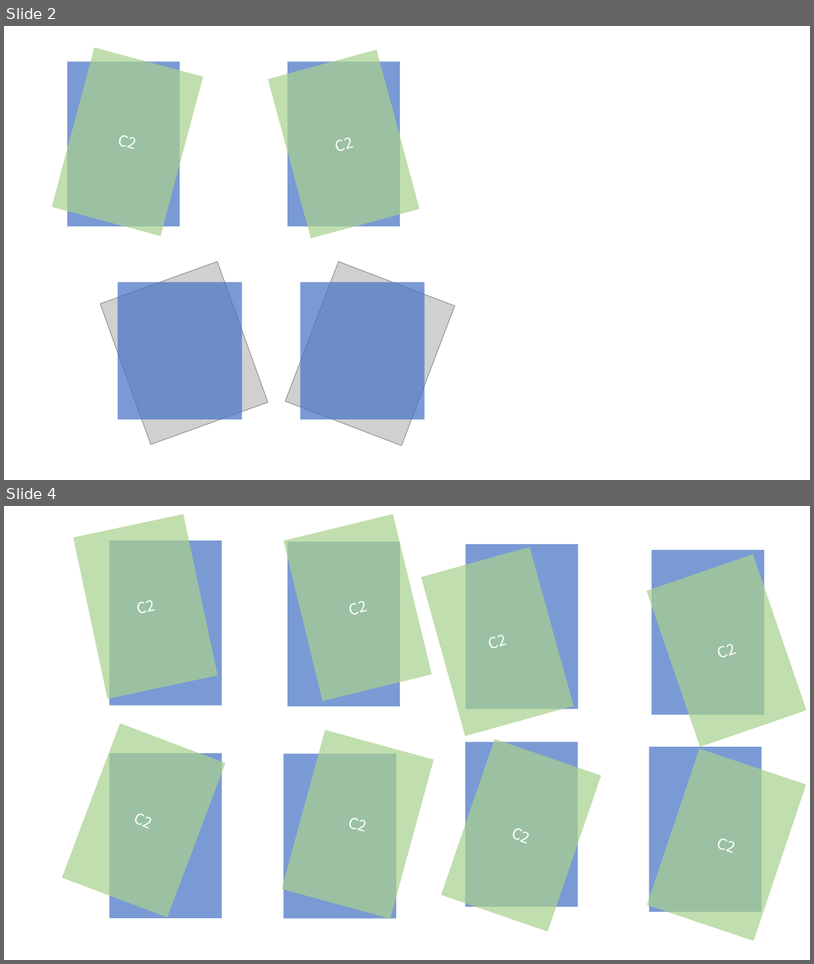
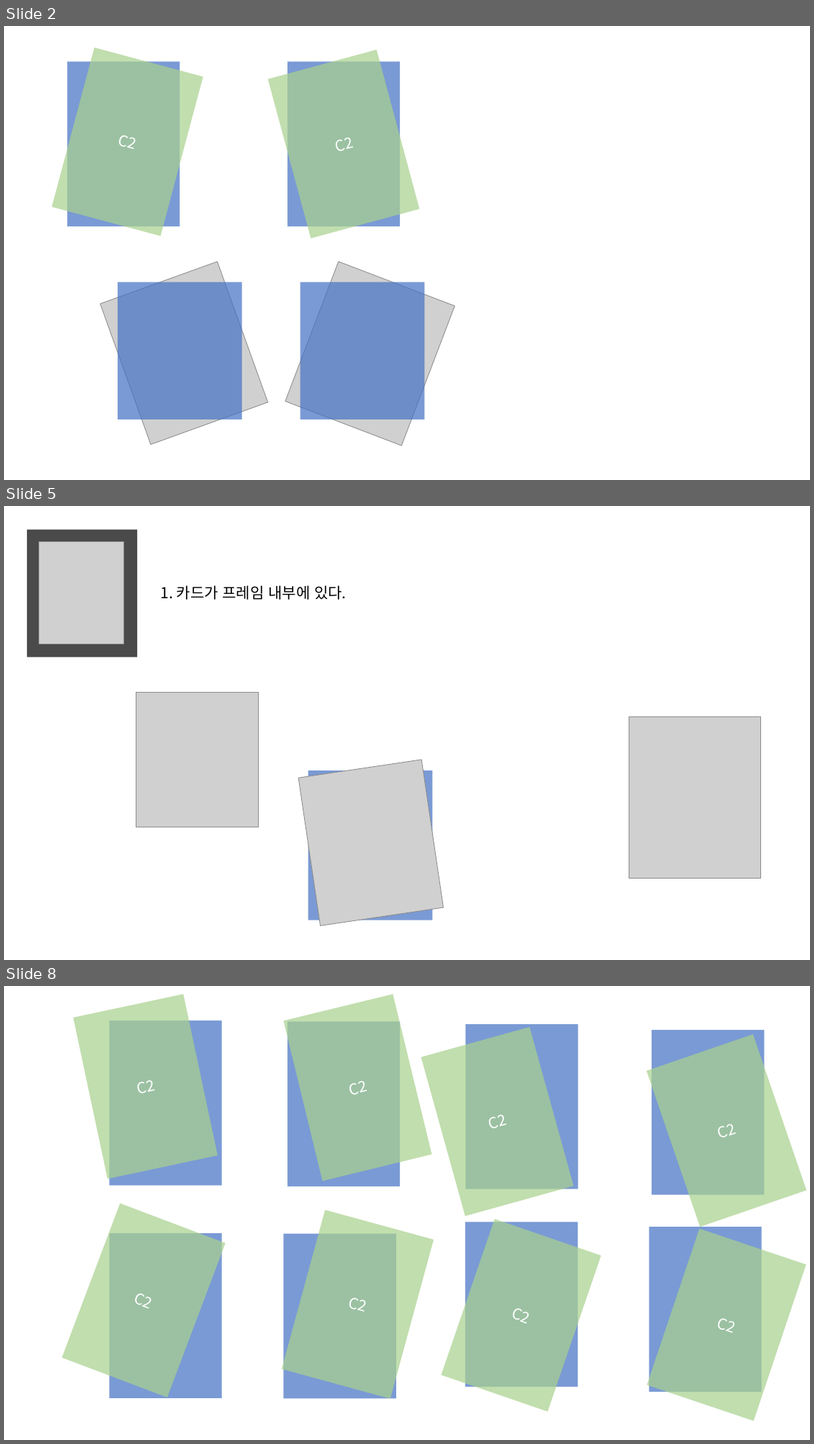
Before and after one commit to KangDoHyeong/PlayingCardsDetection, a slide deck: Doh/rotate.pptx. Shown one above the other, each under a label of ours: slides 2 and 4 before the commit, slides 2, 5 and 8 after it; the slides between them are not shown. The pictures are 814x964 and 814x1444 pixels, drawn with LibreOffice and Linux fonts; fonts in the diff are those of the drawing; grey boxes stand for pictures. Boxes give left, top, right and bottom in pixels: in the first picture for what was removed or moved away, otherwise in the second. Text is boxed around its words. In the diff, an @@ line names an element or a change of style, - is before the commit and + after.

```diff
--- a/Doh/rotate.pptx
+++ b/Doh/rotate.pptx
@@ slide 5 added at <box>4,506,810,960</box>, background #FFFFFF @@
@@ rectangle added at <box>27,530,138,657</box>, fill #000000 at 71% opacity @@
@@ picture added at <box>39,542,124,644</box> @@
@@ text added at <box>161,585,347,600</box>, 18 pt, text #000000 @@
+1. 카드가 프레임 내부에 있다.
@@ picture added at <box>136,692,258,826</box> @@
@@ picture added at <box>630,716,761,879</box> @@
@@ picture added at <box>298,759,444,926</box> @@
@@ rectangle added at <box>309,770,433,920</box>, fill #4472C4 at 71% opacity @@
@@ what was slide 4 is now slide 8 @@
```
Also in this commit, not shown: 4 other slides added, 1 slide removed, 2 other files.
